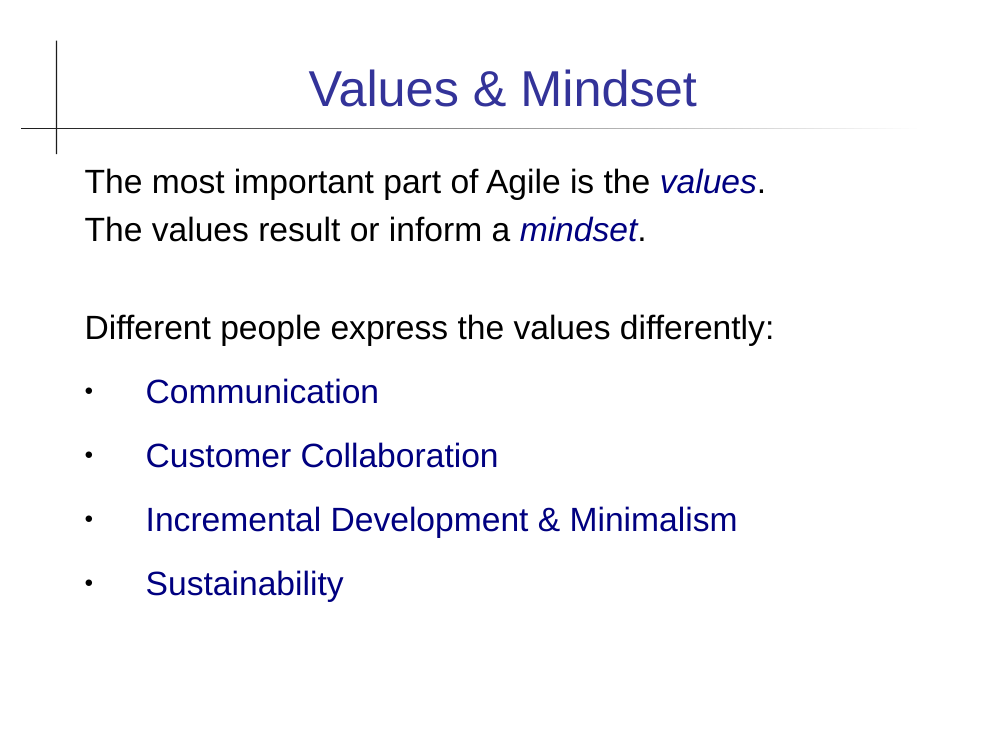
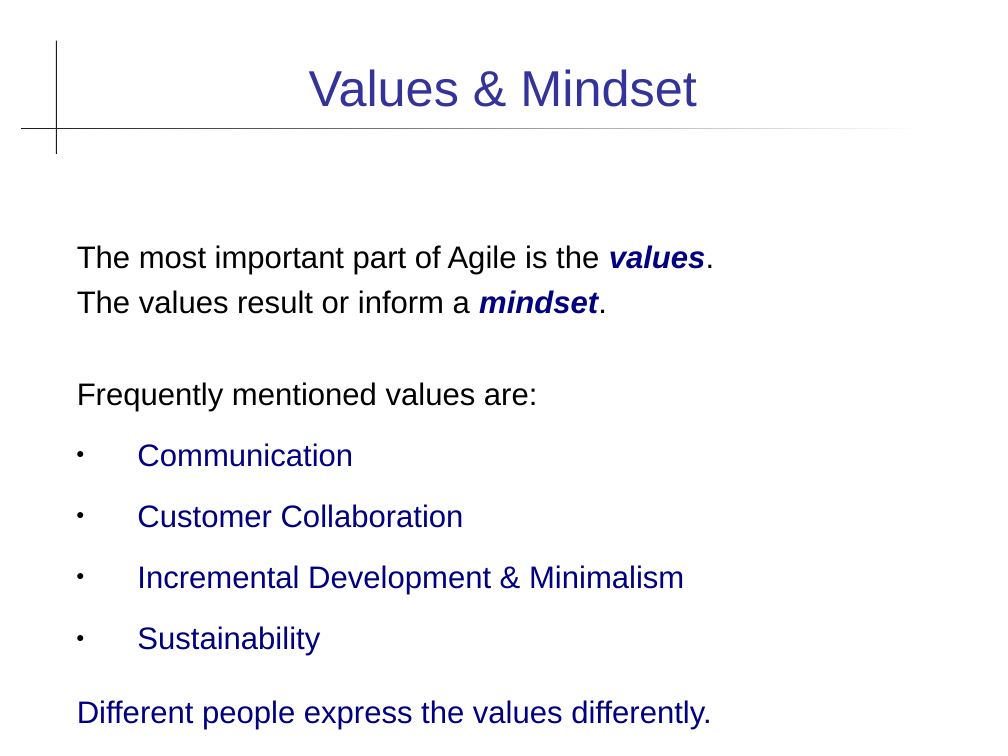
Before and after one commit to cpske/ISP, a slide deck: slide 3 of agile/Agile.ppt. Drawn at 1008x756 pixels with LibreOffice and Linux fonts; fonts in the diff are those of the drawing. Boxes give left, top, right and bottom in pixels: in the first picture for what was removed or moved away, otherwise in the second. Text is boxed around its words. In the diff, an @@ line names an element or a change of style, - is before the commit and + after.

Commit message:
update slides on Agile

```diff
--- a/agile/Agile.ppt
+++ b/agile/Agile.ppt
@@ text "The most important part of ...": place and size @@
-text "The most important part of ..." at [85,168,774,602]
+text "The most important part of ..." at [77,245,714,730]
@@ text at [77,245,714,656]: size 24 to 22.2 pt in "The most important part of Agile is ...", "The values result or inform a mindset.", "Communication", "Customer Collaboration" and 2 more places; bold on in "values.", "mindset." @@
@@ text at [77,382,537,411]: text changed; size 24 to 22.2 pt @@
-Different people express the values differently:
+Frequently mentioned values are:
@@ text at [77,700,711,730]: paragraph added @@
+Different people express the values differently.
```
Also in this commit, not shown: 2 other slides changed, 1 other file.
